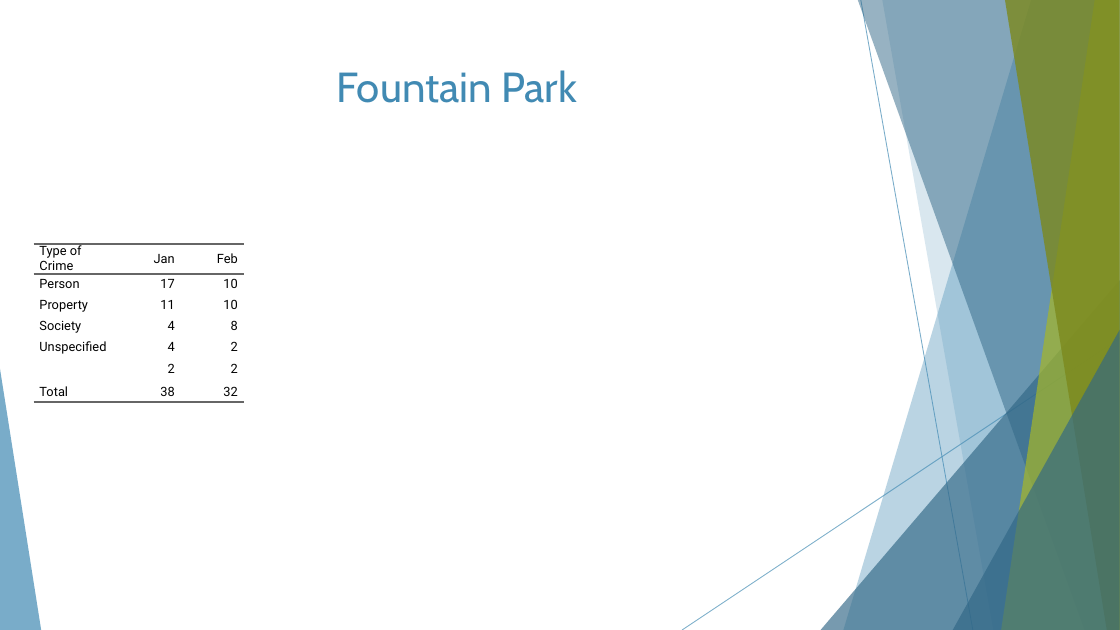
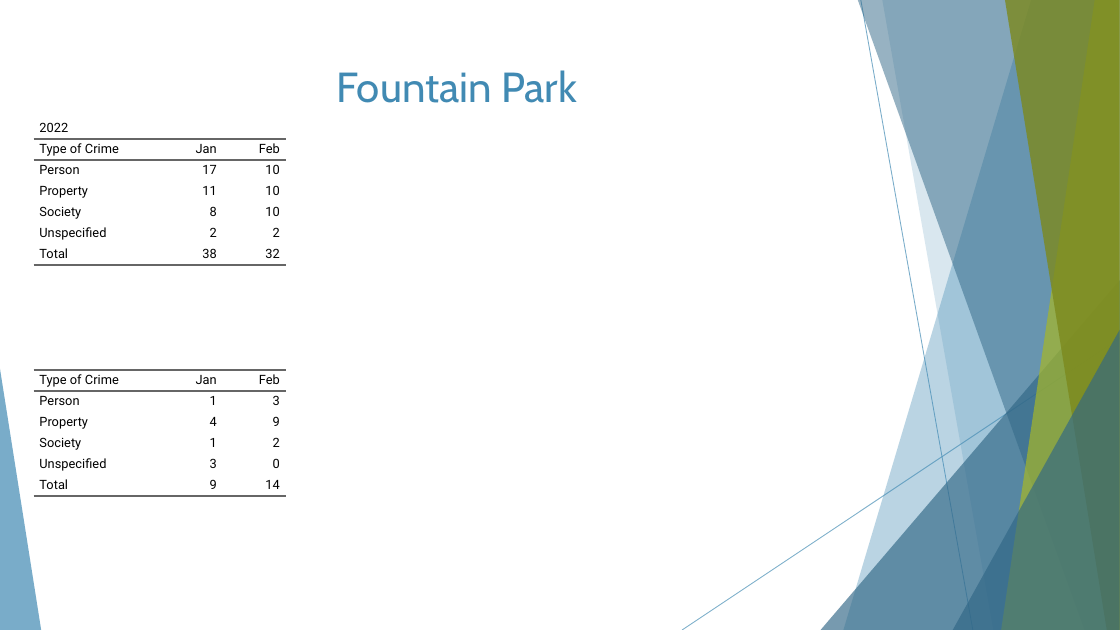
Before and after one commit to wumcrc/monthly-crime-reports, a slide deck: slide 17 of NIBRS/results/presentations/2022/February/ac-fp-lp-vd-February2022.pptx. Drawn at 1120x630 pixels with LibreOffice and Linux fonts; fonts in the diff are those of the drawing. Boxes give left, top, right and bottom in pixels: in the first picture for what was removed or moved away, otherwise in the second. Text is boxed around its words. In the diff, an @@ line names an element or a change of style, - is before the commit and + after.

```diff
--- a/NIBRS/results/presentations/2022/February/ac-fp-lp-vd-February2022.pptx
+++ b/NIBRS/results/presentations/2022/February/ac-fp-lp-vd-February2022.pptx
@@ table at (x1=34, y1=118, x2=286, y2=370) @@
+row 1: 2022 |  | 
-row 4: Society | 4 | 8
-row 5: Unspecified | 4 | 2
-row 6:  | 2 | 2
+row 5: Society | 8 | 10
+row 6: Unspecified | 2 | 2
@@ borders changed @@
@@ table resized from (x1=34, y1=244, x2=244, y2=496) to (x1=34, y1=118, x2=286, y2=370) @@
@@ table added at (x1=34, y1=370, x2=286, y2=622), 6 rows, 3 columns @@
+Type of Crime | Jan | Feb
+Person | 1 | 3
+Property | 4 | 9
+Society | 1 | 2
+Unspecified | 3 | 0
+Total | 9 | 14
```
Also in this commit, not shown: 15 other slides changed, 13 other files.
